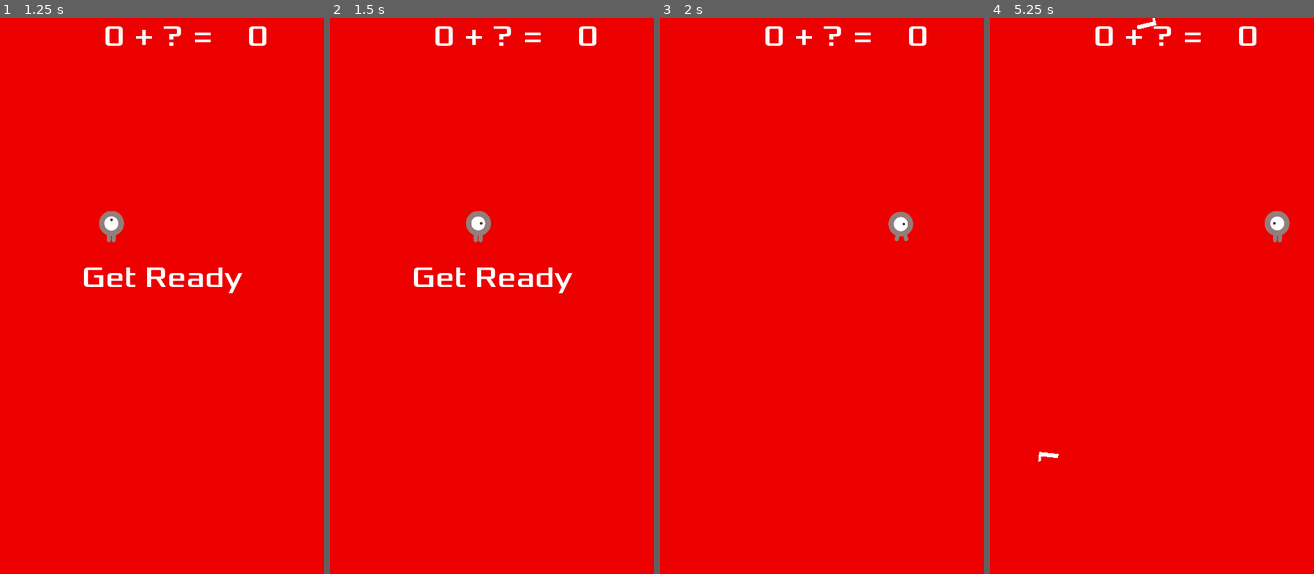
Above: before the commit, frames 1-4 (left to right).
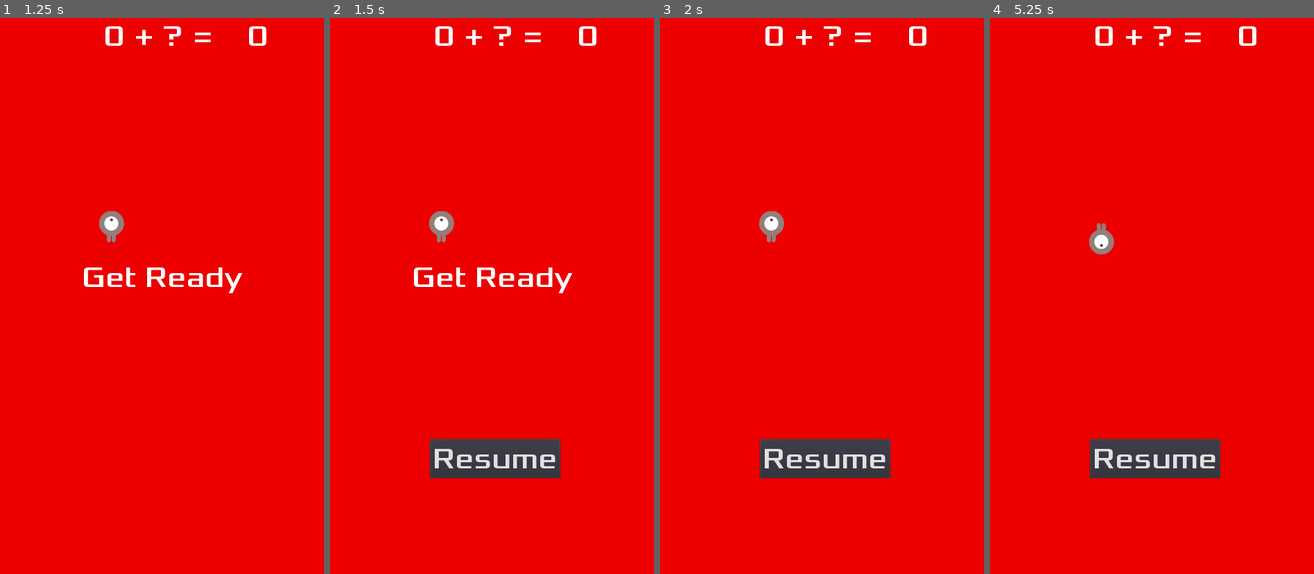
Above: after the commit, the same moments.

Repository: acs/numbers_attack
Game: Godot game, scene res://Main.tscn
Same seed, same stepped clock (60 frames per second), same inputs: the game is played once before the commit and once after it.
Inputs (mouse positions are in pixels of both pictures, inside the frame that each line leads up to):
- Up to frame 1 (1.25 s): click "Start" at 0.5 s
- Up to frame 2 (1.5 s): tap Enter at 1.25 s; hold Right (ui_right) from 1.28 s (still down); hold P from 1.28 s (still down)
- Up to frame 3 (2 s): keep holding Right (ui_right); keep holding P
- Up to frame 4 (5.25 s): release Right (ui_right) at 2 s; release P at 2 s; click (1155, 457) at 2 s, where only the run after the commit has a clickable "Resume"; tap Space at 2.75 s; hold Down (ui_down) 2.78-3.53 s; tap P at 2.85, 4.35 s; hold Right (ui_right) 3.53-4.28 s; hold P 3.53-4.28 s; hold Up (ui_up) 4.28-5.03 s; hold Left (ui_left) from 5.03 s (still down); hold P from 5.03 s (still down)

Frame 1 is identical in both runs. In frame 2, 3.6% of the frame differs, in the area x 30-72%, y 34-83%; in frame 3, 3.5%; in frame 4, 3.7%, in the area x 14-93%, y 0-83%.

Commit message:
Add pause option

Diff:
--- a/HUD.gd
+++ b/HUD.gd
@@ -1,9 +1,13 @@
 extends CanvasLayer
 
 signal start_game
+signal resume_game
 
 var current_total
 var goal_number
+
+func _ready():
+	$ResumeButton.hide()
 
 func show_message(text, timeout=1):
 	$Message.text = text
@@ -12,7 +16,7 @@
 	$MessageTimer.start()
 
 func show_game_over():
-	show_message("Goal number: " + str(goal_number), 5)
+	show_message("Goal number: " + str(goal_number), 2)
 	# Wait until the MessageTimer has counted down.
 	yield($MessageTimer, "timeout")
 	show_message("Game Over")
@@ -38,3 +42,7 @@
 
 func _on_MessageTimer_timeout():
 	$Message.hide()
+
+func _on_ResumeButton_pressed():
+	$ResumeButton.hide()
+	emit_signal("resume_game")
--- a/HUD.tscn
+++ b/HUD.tscn
@@ -68,6 +68,17 @@
 "_edit_use_anchors_": false
 }
 
+[node name="ResumeButton" type="Button" parent="."]
+margin_left = 214.745
+margin_top = 909.49
+margin_right = 496.745
+margin_bottom = 993.49
+custom_fonts/font = SubResource( 3 )
+text = "Resume"
+__meta__ = {
+"_edit_use_anchors_": false
+}
+
 [node name="MessageTimer" type="Timer" parent="."]
 wait_time = 2.0
 one_shot = true
@@ -83,4 +94,5 @@
 "_edit_use_anchors_": false
 }
 [connection signal="pressed" from="StartButton" to="." method="_on_StartButton_pressed"]
+[connection signal="pressed" from="ResumeButton" to="." method="_on_ResumeButton_pressed"]
 [connection signal="timeout" from="MessageTimer" to="." method="_on_MessageTimer_timeout"]
--- a/Main.gd
+++ b/Main.gd
@@ -12,15 +12,22 @@
 	randomize()
 	# new_game()
 
-# Called every frame. 'delta' is the elapsed time since the previous frame.
-#func _process(delta):
-#	pass
+func _input(ev):
+	if Input.is_key_pressed(KEY_P):
+		get_tree().paused = true
+		$HUD/ResumeButton.show()
+	if Input.is_key_pressed(KEY_ESCAPE):
+		game_over()
 
 func game_over():
 	$ScoreTimer.stop()
 	$MobTimer.stop()
 	$NumberTimer.stop()
 	$HUD.show_game_over()
+	# Take a little pause to take a look to the last scene
+	get_tree().paused = true
+	yield(get_tree().create_timer(1), "timeout")
+	get_tree().paused = false
 	get_tree().call_group("mobs", "queue_free")
 	get_tree().call_group("numbers", "queue_free")
 	$Music.stop()
@@ -78,7 +85,7 @@
 	mob.linear_velocity = mob.linear_velocity.rotated(direction)
 
 func _on_MobTimer_timeout():
-	# add_mob()
+	add_mob()
 	pass
 
 func _on_NumberTimer_timeout():
@@ -92,3 +99,6 @@
 	$MobTimer.start()
 	$NumberTimer.start()
 	$ScoreTimer.start()
+
+func _on_HUD_resume_game():
+	get_tree().paused = false
--- a/Main.tscn
+++ b/Main.tscn
@@ -52,6 +52,7 @@
 curve = SubResource( 1 )
 
 [node name="HUD" parent="." instance=ExtResource( 4 )]
+pause_mode = 2
 
 [node name="Music" type="AudioStreamPlayer" parent="."]
 stream = ExtResource( 5 )
@@ -71,4 +72,5 @@
 [connection signal="timeout" from="NumberTimer" to="." method="_on_NumberTimer_timeout"]
 [connection signal="timeout" from="ScoreTimer" to="." method="_on_ScoreTimer_timeout"]
 [connection signal="timeout" from="StartTimer" to="." method="_on_StartTimer_timeout"]
+[connection signal="resume_game" from="HUD" to="." method="_on_HUD_resume_game"]
 [connection signal="start_game" from="HUD" to="." method="new_game"]
--- a/Mob.gd
+++ b/Mob.gd
@@ -4,19 +4,9 @@
 export var max_speed = 250  # Maximum speed range.
 
 
-# Declare member variables here. Examples:
-# var a = 2
-# var b = "text"
-
-
 func _ready():
 	var mob_types = $AnimatedSprite.frames.get_animation_names()
 	$AnimatedSprite.animation = mob_types[randi() % mob_types.size()]
-
-
-# Called every frame. 'delta' is the elapsed time since the previous frame.
-#func _process(delta):
-#	pass
 
 func get_type():
 	return "mob"
--- a/new_script.gd
+++ /dev/null
@@ -1,53 +0,0 @@
-extends Area2D
-
-signal hit
-
-export var speed = 400  # How fast the player will move (pixels/sec).
-var screen_size  # Size of the game window.
-
-# Called when the node enters the scene tree for the first time.
-func _ready():
-	screen_size = get_viewport_rect().size
-	hide()
-
-
-# Called every frame. 'delta' is the elapsed time since the previous frame.
-func _process(delta):
-	var velocity = Vector2()  # The player's movement vector.
-	if Input.is_action_pressed("ui_right"):
-		velocity.x += 1
-	if Input.is_action_pressed("ui_left"):
-		velocity.x -= 1
-	if Input.is_action_pressed("ui_down"):
-		velocity.y += 1
-	if Input.is_action_pressed("ui_up"):
-		velocity.y -= 1
-	if velocity.length() > 0:
-		velocity = velocity.normalized() * speed
-		$AnimatedSprite.play()
-	else:
-		$AnimatedSprite.stop()
-
-	position += velocity * delta
-	position.x = clamp(position.x, 0, screen_size.x)
-	position.y = clamp(position.y, 0, screen_size.y)
-
-	if velocity.x != 0:
-		$AnimatedSprite.animation = "walk"
-		$AnimatedSprite.flip_v = false
-		# See the note below about boolean assignment
-		$AnimatedSprite.flip_h = velocity.x < 0
-	elif velocity.y != 0:
-		$AnimatedSprite.animation = "up"
-		$AnimatedSprite.flip_v = velocity.y > 0
-
-
-func _on_Player_body_entered(body):
-	hide()  # Player dissapears after being hit
-	emit_signal("hit")
-	$CollisionShape2D.set_deferred("disabled", true)
-
-func start(pos):
-	position = pos
-	show()
-	$CollisionShape2D.disabled = false
